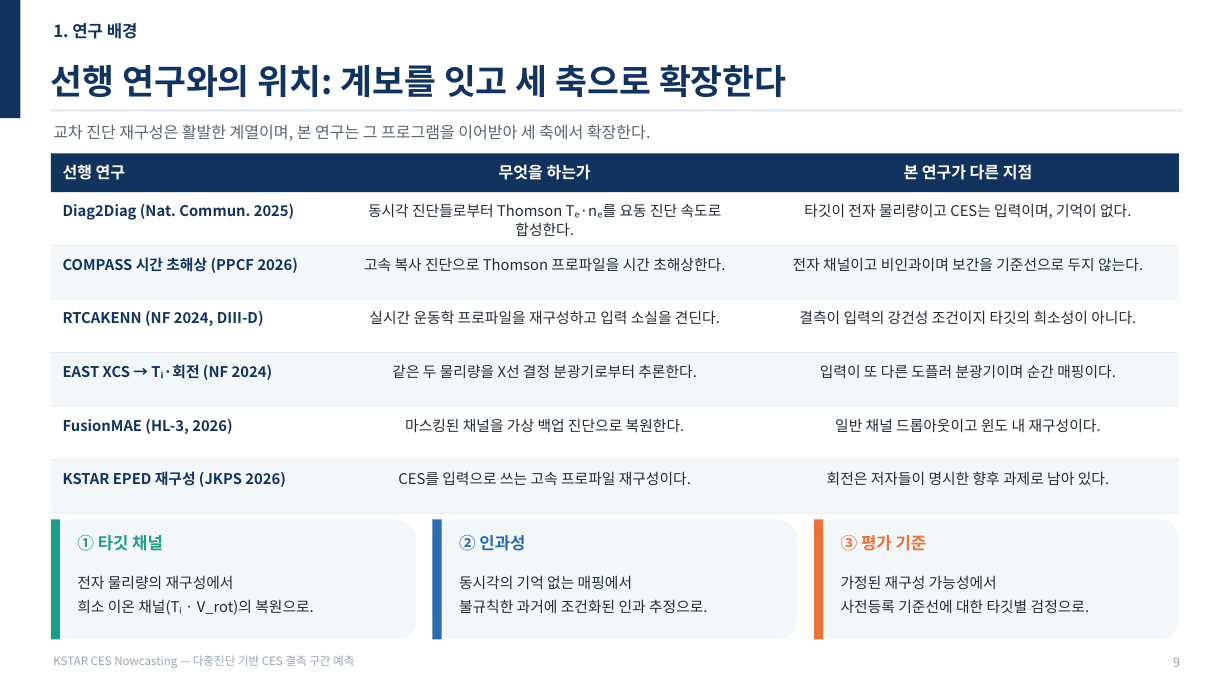
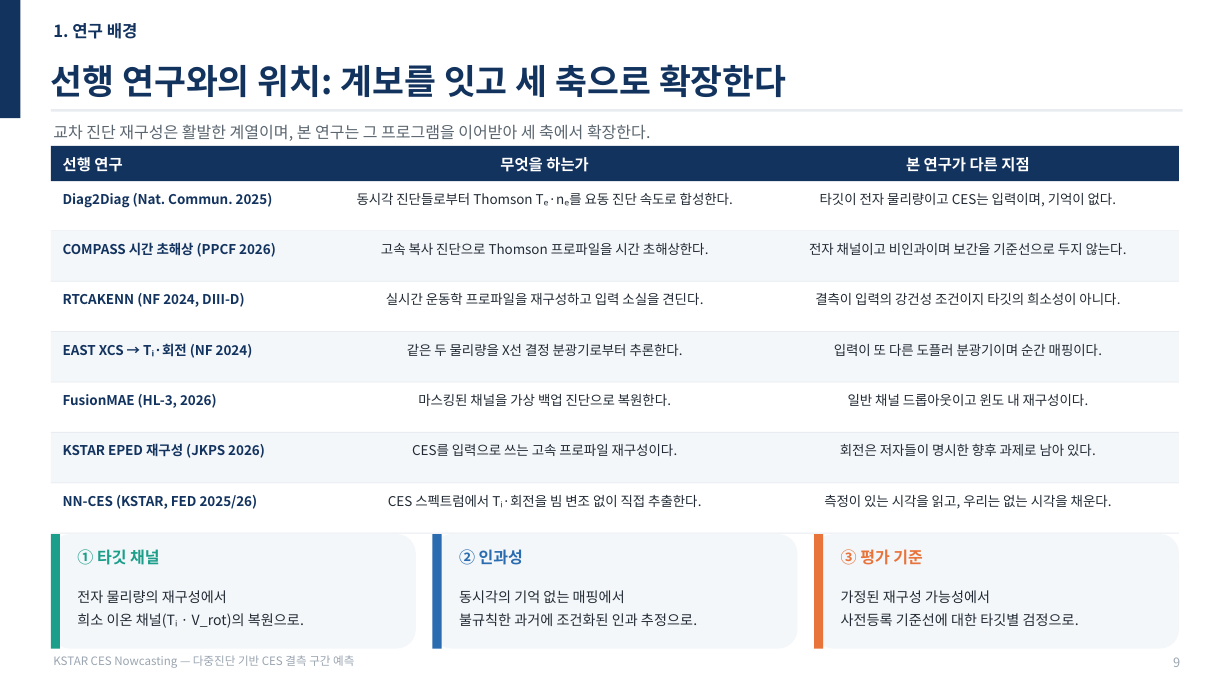
Before and after one commit to iseungsang01/ml-intern-revision, a slide deck: slide 11 of docs/presentation/KSTAR_CES_발표자료.pptx. Drawn at 1232x693 pixels with LibreOffice and Linux fonts; fonts in the diff are those of the drawing. Boxes give left, top, right and bottom in pixels: in the first picture for what was removed or moved away, otherwise in the second. Text is boxed around its words. In the diff, an @@ line names an element or a change of style, - is before the commit and + after.

Commit message:
Add the six papers the first sweep missed, NN-CES first among them
The first pass asked the literature for prediction, virtual diagnostics and
super-resolution. The fusion community files the same work under analysis,
inference and profile fitting, so six papers never surfaced - including one on
our own machine and our own diagnostic.

NN-CES (Lee et al., Fusion Engineering and Design 222:115518) trains a physics-
constrained network on about 150,000 KSTAR frames spanning L-mode, H-mode, locked
mode and RMP, and reads ion temperature and rotation straight out of the charge
exchange spectra with no beam modulation. It is the closest published work to this
thesis, so it goes on the related-work slide as well as into the appendix. The line
between the two is worth stating plainly: it reads the instants where CES measured,
and this work fills the instants where CES did not.

Because it drops the modulation requirement, it also bears on the missingness
itself, so CES re-analysis becomes its own rung on the priority ladder - fit-quality
metadata would replace the 3 keV value cut and collapse the two co-primary
populations into one. Rotation moves to rung five and stays open.

The other five: SVMR+GPR ion temperature profiles on KSTAR, outlier-robust Bayesian
mtanh fitting on KSTAR, time series extrinsic regression recovering missing electron
temperature on EAST, full-state reconstruction from sparse probes, and the DIII-D/MAST
equilibrium challenge. Fusion table 12 to 18 rows, sources 36 to 45.

Decks rebuild at 68 and 62 slides with FIT WARNING 0; pytest 46 passed.

```diff
--- a/docs/presentation/KSTAR_CES_발표자료.pptx
+++ b/docs/presentation/KSTAR_CES_발표자료.pptx
@@ rectangle resized from (x1=51, y1=153, x2=1179, y2=192) to (x1=51, y1=146, x2=1179, y2=181) @@
@@ size 12.5 to 12 pt in 3 elements at (x1=906, y1=157, x2=1029, y2=172), (x1=500, y1=157, x2=588, y2=172), (x1=63, y1=157, x2=122, y2=172) @@
@@ 6 texts moved together from (x1=63, y1=164, x2=1131, y2=236) to (x1=63, y1=157, x2=1116, y2=208) @@
@@ 3 texts, 2 rectangles moved together from (x1=51, y1=245, x2=1179, y2=299) to (x1=51, y1=230, x2=1179, y2=282) @@
@@ 6 texts, 3 rectangles moved together from (x1=51, y1=299, x2=1179, y2=407) to (x1=51, y1=281, x2=1179, y2=384) @@
@@ 3 texts, 2 rectangles moved together from (x1=51, y1=406, x2=1179, y2=460) to (x1=51, y1=382, x2=1179, y2=433) @@
@@ rectangle resized from (x1=51, y1=460, x2=1179, y2=514) to (x1=51, y1=433, x2=1179, y2=483) @@
@@ size 11.5 to 10.5 pt in 18 elements at (x1=820, y1=193, x2=1116, y2=207), (x1=357, y1=192, x2=733, y2=205), (x1=63, y1=193, x2=273, y2=208), (x1=809, y1=243, x2=1127, y2=255), (x1=381, y1=243, x2=709, y2=255), (x1=63, y1=242, x2=276, y2=257), (x1=815, y1=293, x2=1120, y2=305), (x1=386, y1=293, x2=703, y2=305), (x1=63, y1=293, x2=244, y2=307), (x1=834, y1=344, x2=1102, y2=356), (x1=407, y1=344, x2=683, y2=356), (x1=63, y1=343, x2=253, y2=358), (x1=848, y1=394, x2=1089, y2=406), (x1=418, y1=394, x2=671, y2=406), (x1=63, y1=394, x2=217, y2=408), (x1=840, y1=444, x2=1096, y2=456), (x1=412, y1=444, x2=678, y2=456), (x1=63, y1=443, x2=265, y2=458) @@
@@ 3 texts, 1 rectangle moved together from (x1=51, y1=471, x2=1179, y2=514) to (x1=51, y1=443, x2=1179, y2=483) @@
@@ text added at (x1=63, y1=495, x2=258, y2=509), 10.5 pt, text #13335F, bold @@
+NN-CES (KSTAR, FED 2025/26)
@@ text added at (x1=388, y1=495, x2=701, y2=507), 10.5 pt, text #222B35 @@
+CES 스펙트럼에서 Tᵢ·회전을 빔 변조 없이 직접 추출한다.
@@ text added at (x1=824, y1=495, x2=1112, y2=509), 10.5 pt, text #222B35 @@
+측정이 있는 시각을 읽고, 우리는 없는 시각을 채운다.
@@ rounded rectangle resized from (x1=433, y1=519, x2=798, y2=640) to (x1=51, y1=534, x2=416, y2=649) @@
@@ rectangle resized from (x1=51, y1=519, x2=60, y2=640) to (x1=51, y1=534, x2=60, y2=649) @@
@@ rectangle added at (x1=51, y1=532, x2=1179, y2=533), fill #E8ECF1 @@
@@ rounded rectangle resized from (x1=814, y1=519, x2=1179, y2=640) to (x1=433, y1=534, x2=798, y2=649) @@
@@ rectangle resized from (x1=433, y1=519, x2=442, y2=640) to (x1=433, y1=534, x2=442, y2=649) @@
@@ rectangle resized from (x1=814, y1=519, x2=823, y2=640) to (x1=814, y1=534, x2=823, y2=649) @@
@@ rounded rectangle resized from (x1=51, y1=519, x2=416, y2=640) to (x1=814, y1=534, x2=1179, y2=649) @@
@@ 3 texts moved together from (x1=77, y1=534, x2=927, y2=551) to (x1=77, y1=549, x2=922, y2=565) @@
@@ size 13 to 12.5 pt in 3 elements at (x1=77, y1=549, x2=159, y2=565), (x1=841, y1=549, x2=922, y2=565), (x1=459, y1=549, x2=523, y2=565) @@
@@ text "전자 물리량의 재구성에서" moved from (x1=77, y1=575, x2=314, y2=615) to (x1=77, y1=590, x2=304, y2=628) @@
@@ text "동시각의 기억 없는 매핑에서" moved from (x1=459, y1=575, x2=708, y2=613) to (x1=459, y1=590, x2=697, y2=626) @@
@@ size 11.5 to 11 pt in 3 elements at (x1=77, y1=590, x2=304, y2=628), (x1=459, y1=590, x2=697, y2=626), (x1=841, y1=590, x2=1079, y2=626) @@
@@ text "가정된 재구성 가능성에서" moved from (x1=841, y1=576, x2=1090, y2=613) to (x1=841, y1=590, x2=1079, y2=626) @@
```
Also in this commit, not shown: 4 other slides changed, 1 slide added, 9 other files.
